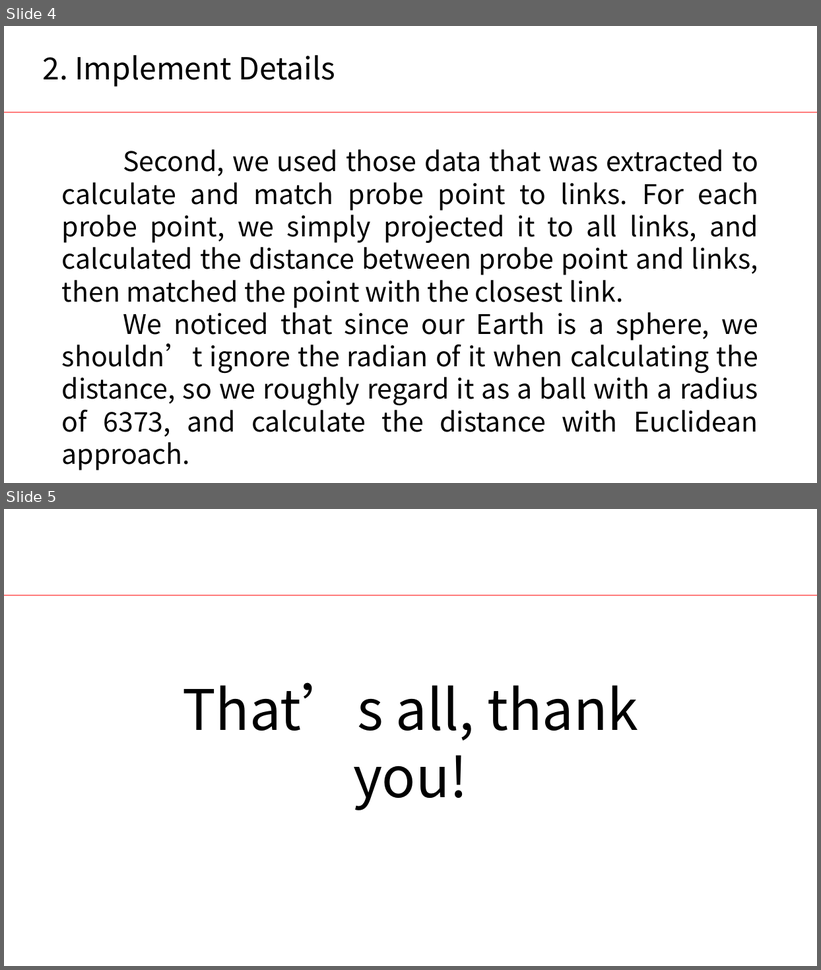
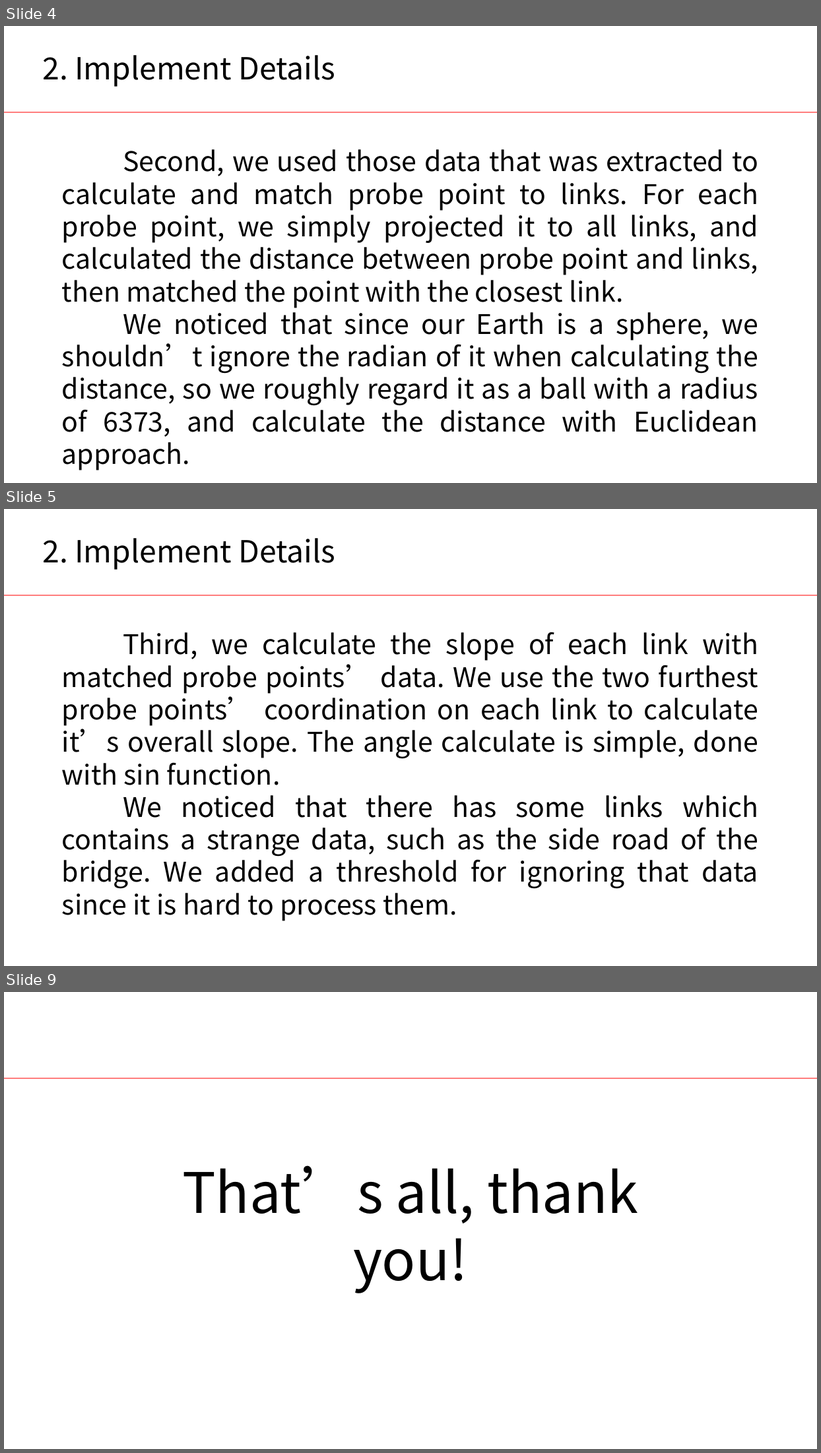
Before and after one commit to jingchengdeng/Probe-Data-Analysis-for-Road-Slope, a slide deck: submissionVersion/HW2Presentation.pptx. Shown one above the other, each under a label of ours: slides 4 and 5 before the commit, slides 4, 5 and 9 after it; the slides between them are not shown. The pictures are 821x970 and 821x1453 pixels, drawn with LibreOffice and Linux fonts; fonts in the diff are those of the drawing; background and template pictures are left out. Boxes give left, top, right and bottom in pixels: in the first picture for what was removed or moved away, otherwise in the second. Text is boxed around its words. In the diff, an @@ line names an element or a change of style, - is before the commit and + after.

```diff
--- a/submissionVersion/HW2Presentation.pptx
+++ b/submissionVersion/HW2Presentation.pptx
@@ slide 5 added at (4,509,817,966), background #FFFFFF; not listed: 1 template element that a slide beside it also shows @@
@@ text added at (43,538,335,570), 36 pt, text #000000 @@
+2. Implement Details
@@ text added at (62,632,759,889), 32 pt, text #000000 @@
+Third, we calculate the slope of each link with matched probe points’ data. We use the two furthest probe points’ coordination on each link to calculate it’s overall slope. The angle calculate is simple, done with sin function.
+We noticed that there has some links which contains a strange data, such as the side road of the bridge. We added a threshold for ignoring that data since it is hard to process them.
@@ what was slide 5 is now slide 9 @@
```
Also in this commit, not shown: 3 other slides added.
